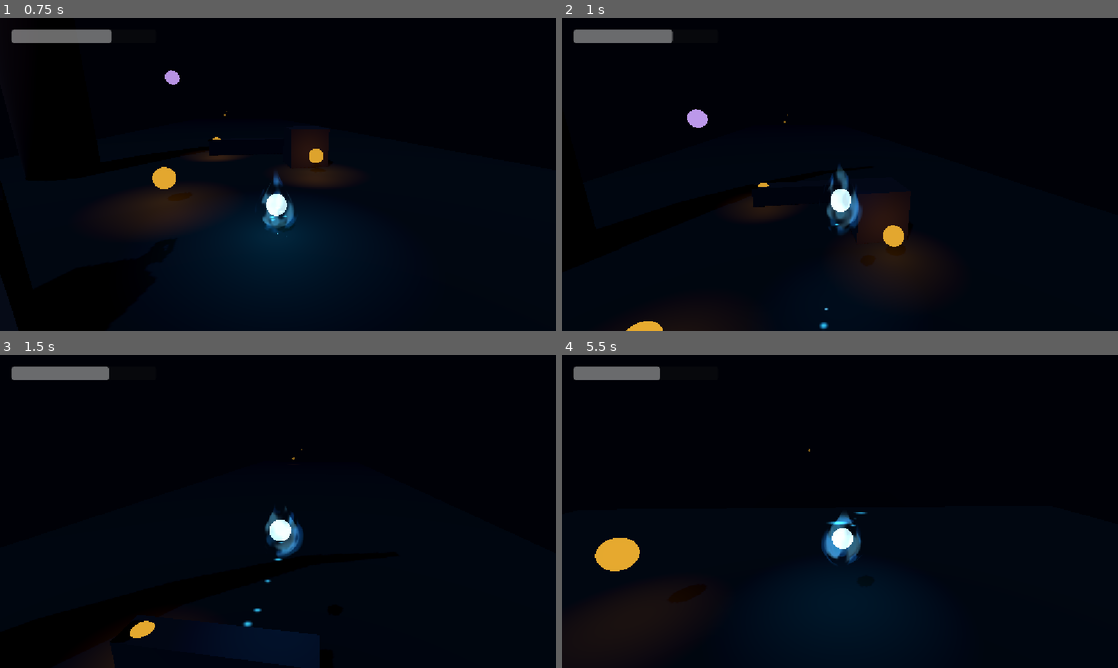
Above: before the commit, frames 1-4 (two rows, left to right).
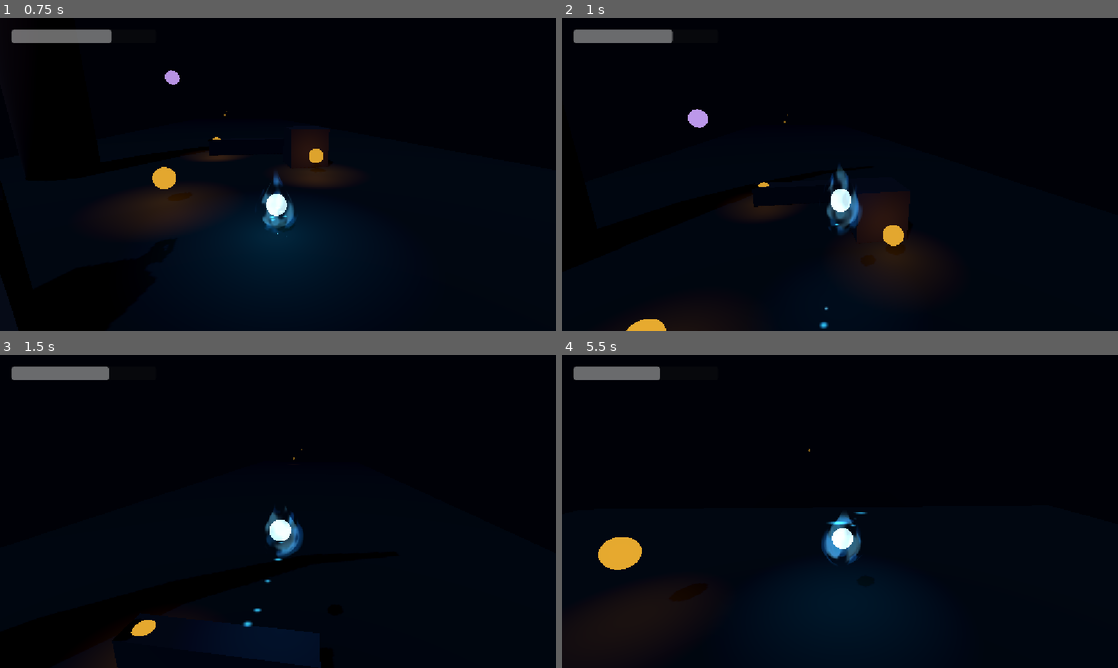
Above: after the commit, the same moments.

Repository: Snow-shino/GMTK2026
Game: Godot game, scene res://main.tscn
Two runs of this game, one before a commit and one after it. Both use one fixed random seed, a clock stepped at 60 frames per second and the inputs below.
Inputs (mouse positions are in pixels of both pictures, inside the frame that each line leads up to):
- Up to frame 1 (0.75 s): move the mouse to (305, 174) at 0.52 s; hold W (move_forward) from 0.53 s (still down); click (305, 174) at 0.6 s
- Up to frame 2 (1 s): keep holding W (move_forward); tap Space (jump) at 0.77 s; tap Shift (dash, bound only before the commit) at 0.8 s
- Up to frame 3 (1.5 s): keep holding W (move_forward); move the mouse to (250, 511) at 1.27 s; tap Shift (dash, bound only before the commit) at 1.35 s
- Up to frame 4 (5.5 s): keep holding W (move_forward); tap Space (jump) at 1.52, 3.02, 3.77, 4.52 s; click (812, 511) at 1.55 s; move the mouse to (851, 505) at 2.02 s; click (851, 505) at 2.1 s; tap Shift (dash, bound only before the commit) at 2.3, 2.85, 3.8, 4.35, 5.3 s; move the mouse to (834, 517) at 2.77 s; click (834, 517) at 3.05 s; move the mouse to (878, 514) at 3.52 s; click (878, 514) at 3.6 s; move the mouse to (795, 508) at 4.27 s; click (795, 508) at 4.55 s; move the mouse to (845, 511) at 5.02 s; click (845, 511) at 5.1 s

Frame 1 is identical in both runs. In frame 2, 0.1% of the frame differs, in the area x 12-63%, y 29-100%; in frame 3, 0.1%; in frame 4, 0.1%.

Commit message:
Bind collectible dash to left click

Diff:
--- a/gmtk-26/project.godot
+++ b/gmtk-26/project.godot
@@ -49,7 +49,7 @@
 }
 dash={
 "deadzone": 0.2,
-"events": [Object(InputEventKey,"resource_local_to_scene":false,"resource_name":"","device":-1,"window_id":0,"alt_pressed":false,"shift_pressed":false,"ctrl_pressed":false,"meta_pressed":false,"pressed":false,"keycode":0,"physical_keycode":4194325,"key_label":0,"unicode":0,"location":0,"echo":false,"script":null)
+"events": [Object(InputEventMouseButton,"resource_local_to_scene":false,"resource_name":"","device":-1,"window_id":0,"alt_pressed":false,"shift_pressed":false,"ctrl_pressed":false,"meta_pressed":false,"button_mask":0,"position":Vector2(0, 0),"global_position":Vector2(0, 0),"factor":1.0,"button_index":1,"canceled":false,"pressed":false,"double_click":false,"script":null)
 ]
 }
 
--- a/gmtk-26/scripts/wisp_player.gd
+++ b/gmtk-26/scripts/wisp_player.gd
@@ -33,7 +33,7 @@
 @export_range(0.1, 1000.0, 0.1) var dash_speed: float = 25.0
 @export_range(0.1, 5.0, 0.1) var dash_duration: float = 0.5
 
-var has_dash_powerup := true
+var has_dash_powerup := false
 var is_dashing := false
 var dash_velocity: Vector3 = Vector3.ZERO
 @export var dash_decay: float = 300.0
